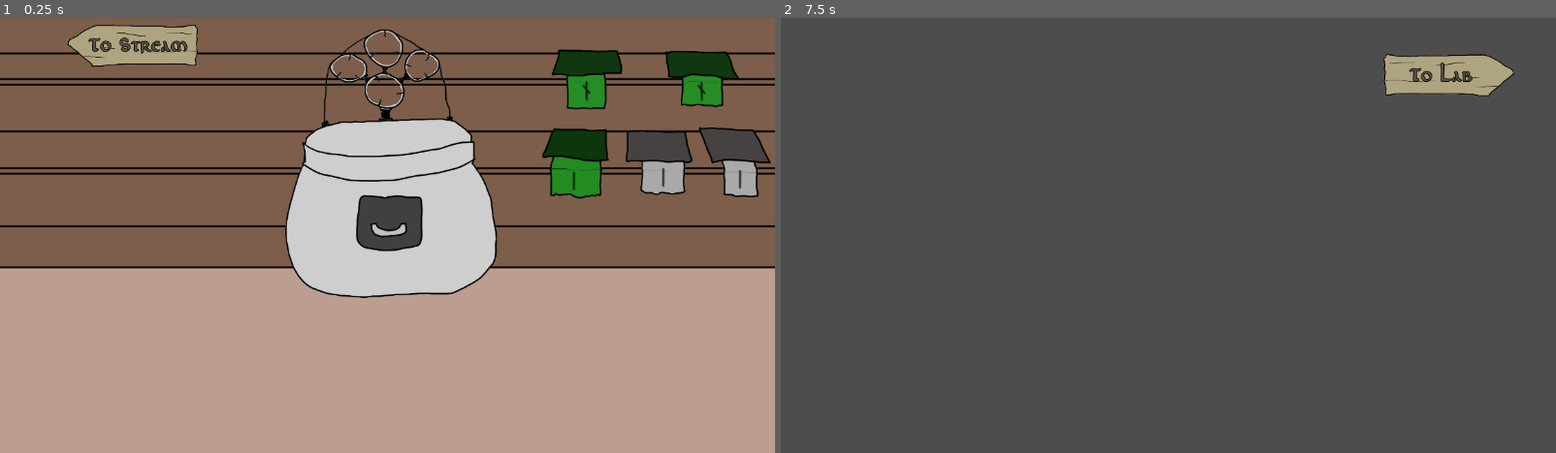
Above: before the commit, frames 1-2 (left to right).
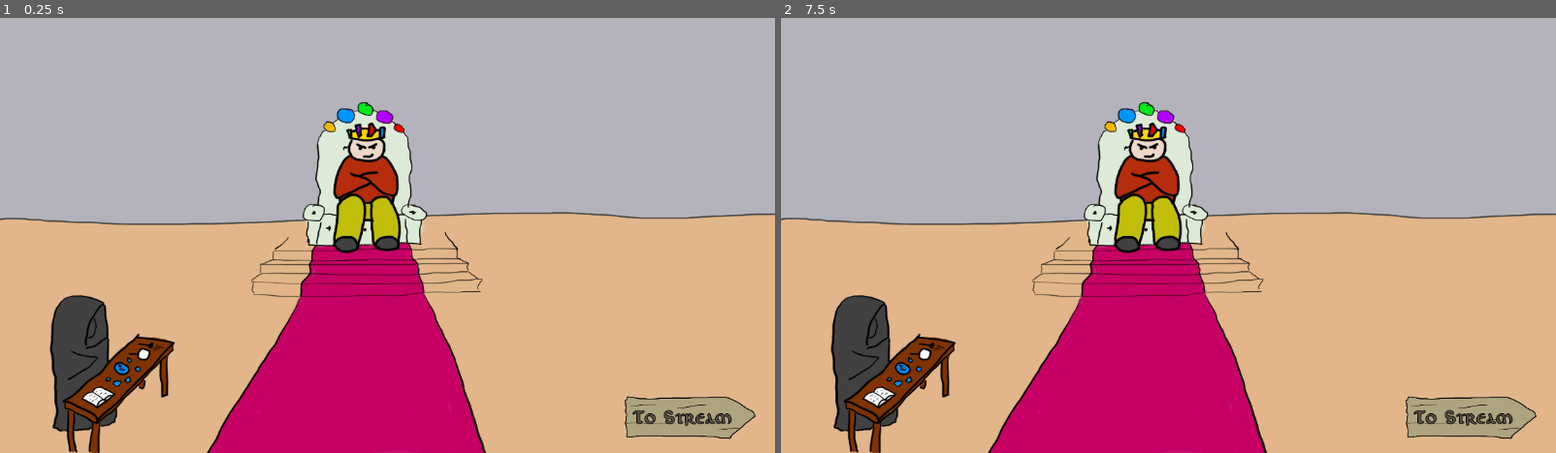
Above: after the commit, the same moments.

Repository: good-enough-venson/LD58-Nephew
Game: Godot game, scene res://Scenes/title_screen.tscn
The game is run twice, just before and just after one commit, with the same random seed, the same clock (stepped at 60 frames per second) and the same inputs. Before the commit the project starts from res://Scenes/lab_scene.tscn. Sound files missing from this copy of the repository are replaced by a short silence.
Inputs (mouse positions are in pixels of both pictures, inside the frame that each line leads up to):
- Up to frame 1 (0.25 s): no input
- Up to frame 2 (7.5 s): tap Enter at 0.5, 2, 3.5 s; move the mouse to (1370, 61) at 0.52 s; hold Right mouse button (pointer_deselect) 0.53-1.28 s; click (1370, 61) at 0.8 s; tap Space at 1.25, 2.75, 4.25 s; move the mouse to (1478, 65) at 1.27 s; click (1478, 65) at 1.35 s; right-click (1478, 65) at 1.55 s; move the mouse to (1362, 144) at 2.02 s; hold Right mouse button (pointer_deselect) 2.03-2.78 s; click (1362, 144) at 2.3 s; move the mouse to (1439, 144) at 2.77 s; click (1439, 144) at 2.85 s; right-click (1439, 144) at 3.05 s; move the mouse to (1509, 148) at 3.52 s; hold Right mouse button (pointer_deselect) 3.53-4.28 s; click (1509, 148) at 3.8 s; move the mouse to (1168, 48) at 4.27 s; click (1168, 48) at 4.35 s; right-click (1168, 48) at 4.55 s; move the mouse to (1129, 70) at 5.02 s; hold Right mouse button (pointer_deselect) 5.03-5.78 s; click (1129, 70) at 5.3 s; move the mouse to (1199, 65) at 5.77 s; click (1199, 65) at 5.85 s; right-click (1199, 65) at 6.05 s; move the mouse to (1168, 91) at 6.52 s; hold Right mouse button (pointer_deselect) 6.53-7.28 s; click (1168, 91) at 6.8 s; move the mouse to (920, 44) at 7.27 s; click (920, 44) at 7.35 s

The runs differ from the first frame. In frame 1, 98% of the frame differs, in the area x 0-100%, y 0-100%; in frame 2, 98%.

Commit message:
Art for Title and River scenes, and scene nav worked out.

Diff:
--- a/ld-58-nephew/Scenes/lab_scene.tscn
+++ b/ld-58-nephew/Scenes/lab_scene.tscn
@@ -188,6 +188,8 @@
 scale = Vector2(0.5390625, 0.28125)
 texture = ExtResource("6_dx4c7")
 
+[node name="Distiller" parent="Table" instance=ExtResource("3_8rfpd")]
+
 [node name="StonePool" type="Node2D" parent="Table"]
 script = ExtResource("3_3pgh2")
 
@@ -207,8 +209,6 @@
 
 [node name="CollisionPolygon2D" type="CollisionPolygon2D" parent="Table/Area2D"]
 polygon = PackedVector2Array(112, 394, 426, 394, 473, 434, 679, 430, 741, 387, 1017, 384, 1105, 620, 27, 626)
-
-[node name="Distiller" parent="." instance=ExtResource("3_8rfpd")]
 
 [node name="StonesInHand" parent="." instance=ExtResource("4_8rfpd")]
 
--- /dev/null
+++ b/ld-58-nephew/Scenes/river_scene.gd
@@ -0,0 +1,29 @@
+extends Node2D
+
+# The odds of picking up each stone. I've
+@export var find_stone_odds = {
+	11:100,7:50,5:40,3:10,2:4,1:1
+}
+
+func get_new_stone() -> Stone:
+	for key in find_stone_odds.keys():
+		if randi() % find_stone_odds[key] == 0:
+			return Stone.new(key)
+	return Stone.new(1)
+
+func try_pick_stone() -> void:
+	var new_stone = get_new_stone()
+	if PocketInventory.add_stone(new_stone):
+		print("Picked up a new %s!" % new_stone.name)
+	else: print("Pocket is full.")
+
+func try_toss_stone() -> void:
+	if PocketInventory.pop_stone():
+		print("Chucked a stone in the river.")
+	else: print("No stones left.")
+
+func _on_pick_stones_area_input_event(viewport: Node, event: InputEvent, shape_idx: int) -> void:
+	if event.is_action_pressed("pointer_select"): try_pick_stone()
+
+func _on_chuck_stones_area_input_event(viewport: Node, event: InputEvent, shape_idx: int) -> void:
+	if event.is_action_pressed("pointer_select"): try_toss_stone()
--- a/ld-58-nephew/Scenes/river_scene.tscn
+++ b/ld-58-nephew/Scenes/river_scene.tscn
@@ -1,19 +1,26 @@
-[gd_scene load_steps=6 format=3 uid="uid://dp7uqvden0ja6"]
+[gd_scene load_steps=8 format=3 uid="uid://dp7uqvden0ja6"]
 
+[ext_resource type="Script" uid="uid://bp773dfadoi1t" path="res://Scenes/river_scene.gd" id="1_82tw6"]
 [ext_resource type="PackedScene" uid="uid://dbefdrmk7jxqo" path="res://Scenes/stones_in_hand.tscn" id="1_tsy4k"]
 [ext_resource type="Script" uid="uid://bb03ygntqgx3j" path="res://Scripts/nav_script_change_scene.gd" id="2_0xwrq"]
 [ext_resource type="Texture2D" uid="uid://c4xkk45cqjxg" path="res://Art/Sign_0.png" id="2_f8ifg"]
+[ext_resource type="Texture2D" uid="uid://do7raw64tu7of" path="res://Art/stream_background.png" id="2_kdf02"]
 [ext_resource type="FontFile" uid="uid://c4l0h60osbltd" path="res://Fonts/de re publica.ttf" id="3_0xwrq"]
 
 [sub_resource type="RectangleShape2D" id="RectangleShape2D_0xwrq"]
-size = Vector2(161, 51)
+size = Vector2(140, 65)
 
 [node name="river_scene" type="Node2D"]
+script = ExtResource("1_82tw6")
+
+[node name="Sprite2D" type="Sprite2D" parent="."]
+texture = ExtResource("2_kdf02")
+centered = false
 
 [node name="StonesInHand" parent="." instance=ExtResource("1_tsy4k")]
 
 [node name="ToLabButton" type="Area2D" parent="."]
-position = Vector2(995, 80)
+position = Vector2(1019, 581)
 script = ExtResource("2_0xwrq")
 goto_scene = "Laboratory"
 
@@ -35,9 +42,51 @@
 text = "To  Lab"
 horizontal_alignment = 1
 vertical_alignment = 1
+metadata/_edit_use_anchors_ = true
 
 [node name="CollisionShape2D" type="CollisionShape2D" parent="ToLabButton"]
 position = Vector2(-12.5, 6.5)
 shape = SubResource("RectangleShape2D_0xwrq")
 
+[node name="ToLabButton2" type="Area2D" parent="."]
+position = Vector2(768, 41)
+script = ExtResource("2_0xwrq")
+goto_scene = "Court"
+
+[node name="Sprite2D" type="Sprite2D" parent="ToLabButton2"]
+position = Vector2(-3, 5)
+scale = Vector2(0.4, 0.4)
+
+[node name="Label" type="Label" parent="ToLabButton2/Sprite2D"]
+offset_left = -224.99998
+offset_top = 14.999996
+offset_right = 195.00002
+offset_bottom = 137.5
+theme_override_colors/font_color = Color(1, 1, 1, 1)
+theme_override_colors/font_outline_color = Color(0, 0, 0, 0.5882353)
+theme_override_constants/outline_size = 15
+theme_override_fonts/font = ExtResource("3_0xwrq")
+theme_override_font_sizes/font_size = 49
+text = "Court"
+horizontal_alignment = 1
+vertical_alignment = 1
+metadata/_edit_use_anchors_ = true
+
+[node name="CollisionShape2D" type="CollisionShape2D" parent="ToLabButton2"]
+position = Vector2(-10, 3.5)
+shape = SubResource("RectangleShape2D_0xwrq")
+
+[node name="PickStonesArea" type="Area2D" parent="."]
+
+[node name="CollisionPolygon2D" type="CollisionPolygon2D" parent="PickStonesArea"]
+polygon = PackedVector2Array(190, 638, 573, 639, 799, 501, 1051, 493, 1045, 454, 839, 406, 844, 351, 815, 348, 710, 430, 549, 475, 481, 515, 238, 589)
+
+[node name="ChuckStonesArea" type="Area2D" parent="."]
+
+[node name="CollisionPolygon2D" type="CollisionPolygon2D" parent="ChuckStonesArea"]
+polygon = PackedVector2Array(1142, 192, 893, 155, 729, 176, 531, 157, 2, 250, 1, 638, 86, 607, 197, 607, 246, 570, 474, 506, 546, 463, 706, 420, 887, 283, 1049, 229, 1142, 233)
+
 [connection signal="input_event" from="ToLabButton" to="ToLabButton" method="_on_input_event"]
+[connection signal="input_event" from="ToLabButton2" to="ToLabButton2" method="_on_input_event"]
+[connection signal="input_event" from="PickStonesArea" to="." method="_on_pick_stones_area_input_event"]
+[connection signal="input_event" from="ChuckStonesArea" to="." method="_on_chuck_stones_area_input_event"]
--- a/ld-58-nephew/Scenes/title_screen.tscn
+++ b/ld-58-nephew/Scenes/title_screen.tscn
@@ -1,3 +1,46 @@
-[gd_scene format=3 uid="uid://bqskv7ofm21ye"]
+[gd_scene load_steps=6 format=3 uid="uid://bqskv7ofm21ye"]
+
+[ext_resource type="Texture2D" uid="uid://cf03qif47l7yh" path="res://Art/CourtScene.png" id="1_twnyg"]
+[ext_resource type="Script" uid="uid://bb03ygntqgx3j" path="res://Scripts/nav_script_change_scene.gd" id="2_55kwv"]
+[ext_resource type="Texture2D" uid="uid://c4xkk45cqjxg" path="res://Art/Sign_0.png" id="3_12m1t"]
+[ext_resource type="FontFile" uid="uid://c4l0h60osbltd" path="res://Fonts/de re publica.ttf" id="4_6vd4x"]
+
+[sub_resource type="RectangleShape2D" id="RectangleShape2D_n82rj"]
+size = Vector2(161, 51)
 
 [node name="TitleScreen" type="Node2D"]
+
+[node name="Sprite2D" type="Sprite2D" parent="."]
+texture = ExtResource("1_twnyg")
+centered = false
+
+[node name="ToLabButton" type="Area2D" parent="."]
+position = Vector2(1028, 590)
+script = ExtResource("2_55kwv")
+goto_scene = "River"
+
+[node name="Sprite2D" type="Sprite2D" parent="ToLabButton"]
+position = Vector2(-3, 5)
+scale = Vector2(0.4, 0.4)
+texture = ExtResource("3_12m1t")
+
+[node name="Label" type="Label" parent="ToLabButton/Sprite2D"]
+offset_left = -237.49998
+offset_top = -47.500015
+offset_right = 182.50002
+offset_bottom = 75.0
+theme_override_colors/font_color = Color(0.36180407, 0.32305932, 0.27133033, 1)
+theme_override_colors/font_outline_color = Color(0, 0, 0, 1)
+theme_override_constants/outline_size = 10
+theme_override_fonts/font = ExtResource("4_6vd4x")
+theme_override_font_sizes/font_size = 64
+text = "To  Stream"
+horizontal_alignment = 1
+vertical_alignment = 1
+metadata/_edit_use_anchors_ = true
+
+[node name="CollisionShape2D" type="CollisionShape2D" parent="ToLabButton"]
+position = Vector2(-12.5, 6.5)
+shape = SubResource("RectangleShape2D_n82rj")
+
+[connection signal="input_event" from="ToLabButton" to="ToLabButton" method="_on_input_event"]
--- a/ld-58-nephew/Scripts/StoneClass.gd
+++ b/ld-58-nephew/Scripts/StoneClass.gd
@@ -142,7 +142,7 @@
 	family = get_stone_family(p_value)
 	sibId = get_stone_sibId(p_value)
 	catalyst = get_stone_catalyst(p_value)
-	name = str(catalyst.name)+"."+str(sibId)
+	name = "%d.%d(%d)" % [family, sibId, value]
 	glyph = get_stone_glyph(value)
 	color = catalyst.color.lerp(Color.WHITE_SMOKE, float(sibId-1)/50)
 
--- a/ld-58-nephew/Scripts/running.gd
+++ b/ld-58-nephew/Scripts/running.gd
@@ -1,12 +1,20 @@
 extends Node
 
 static var Scenes = {
-	"MainMenu":"res://Scenes/title_screen.tscn",
+	"Court":"res://Scenes/title_screen.tscn",
 	"Tutorial":"",
 	"Laboratory":"res://Scenes/lab_scene.tscn",
 	"River":"res://Scenes/river_scene.tscn",
 	"Credits":"res://Scenes/credits_scene.tscn",
 }
+
+static var Titles = [
+	"Apprentice Alchemist",
+	"Court Alchemist",
+	"Master Court Alchemist",
+	"Royal Court Alchemist",
+	"Grand Royal Court Alchemist"
+]
 
 var winCondition: Array[Stone]
 var difficulty = 0
--- a/ld-58-nephew/Scripts/stones_in_hand.gd
+++ b/ld-58-nephew/Scripts/stones_in_hand.gd
@@ -27,7 +27,7 @@
 	#for stone in sampleStones:
 		#if PocketInventory.add_stone(stone) == false: break
 
-	#updateUI()
+	updateUI()
 	PocketInventory.onInventoryChange.connect(updateUI)
 
 func resetGraphic(sprite: Sprite2D, label: Label) -> void:
--- a/ld-58-nephew/Scripts/table.gd
+++ b/ld-58-nephew/Scripts/table.gd
@@ -89,11 +89,14 @@
 
 
 func _on_table_input_event(viewport: Node, event: InputEvent, shape_idx: int) -> void:
-	if event.is_action_pressed("pointer_select"):
+	var select = event.is_action_pressed("pointer_select")
+	var deselect = event.is_action_pressed("pointer_deselect")
+
+	if select or deselect:
 		var mousePos = get_global_mouse_position()
 		var gridPos = map_to_grid(mousePos,TableInventory.GRID_WIDTH,TableInventory.GRID_HEIGHT)
 		#print("pos[%d, %d]" % [roundi(gridPos.x), roundi(gridPos.y)])
-		var data = TableInventory.try_place_stone(Vector2i(roundi(gridPos.x), roundi(gridPos.y)))
+		var data = TableInventory.try_place_stone(Vector2i(roundi(gridPos.x), roundi(gridPos.y)), deselect)
 		if data.dropped:
 			var pos = map_from_grid(data.pos,TableInventory.GRID_WIDTH, TableInventory.GRID_HEIGHT)
 			stone_pool.get_stone_node(data.stone, pos)
--- a/ld-58-nephew/Scripts/table_inventory.gd
+++ b/ld-58-nephew/Scripts/table_inventory.gd
@@ -14,14 +14,14 @@
 	}
 
 	pos = clamp_position(pos)
+
+	# search for a nearby empty space if we are forcing a drop.
+	if forceDrop: pos = find_nearest_free(pos)
+	data.pos = pos
+
 	var _oldStone: Stone = null
 	if table_stones.has(pos):
 		_oldStone = table_stones[pos]
-
-	# search for a nearby empty space if we are forcing a drop.
-	if forceDrop: pos = find_nearest_free(pos)
-
-	data.pos = pos
 
 	# If the space is empty, we'll try to add a stone from the pocket inventory
 	if _oldStone == null:
--- a/ld-58-nephew/project.godot
+++ b/ld-58-nephew/project.godot
@@ -11,7 +11,7 @@
 [application]
 
 config/name="LD58-Nephew"
-run/main_scene="uid://ep42i3b81pge"
+run/main_scene="uid://bqskv7ofm21ye"
 config/features=PackedStringArray("4.5", "GL Compatibility")
 config/icon="res://icon.svg"
 
Binary file added: ld-58-nephew/Art/CourtScene.png
Not shown, added: ld-58-nephew/Art/CourtScene.png.import
Binary file added: ld-58-nephew/Art/speechbubble.png
Not shown, added: ld-58-nephew/Art/speechbubble.png.import
Binary file added: ld-58-nephew/Art/stream_background.png
Not shown, added: ld-58-nephew/Art/stream_background.png.import
Binary file added: ld-58-nephew/Art/whisperbubble.png
Not shown, added: ld-58-nephew/Art/whisperbubble.png.import
Not shown, added: ld-58-nephew/Scenes/river_scene.gd.uid
Not shown, added: ld-58-nephew/Art/CourtScene.pdn
Not shown, added: ld-58-nephew/Art/StreamScene.pdn
